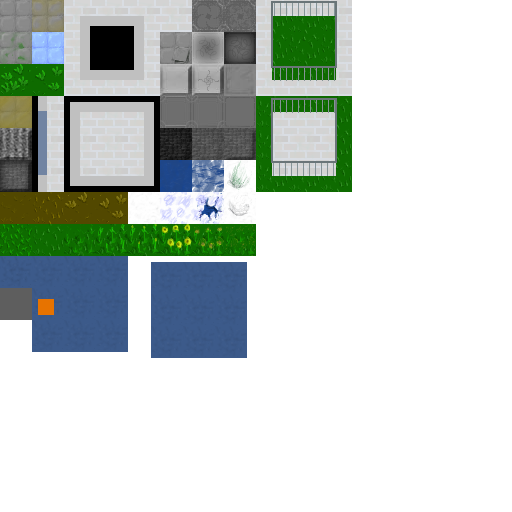
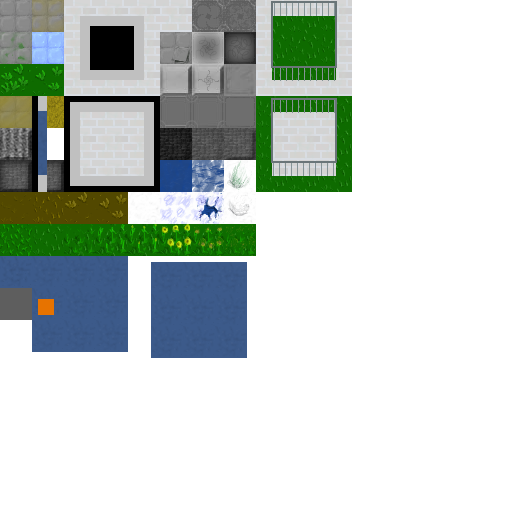
Layer changes from the first (512, 512) image to the second:
hid "stangen #1" over (x1=38, y1=111, x2=47, y2=175)
added layer "Tuerbogen" in group "tuer" over (x1=38, y1=111, x2=47, y2=175)
hid "boden" over (x1=38, y1=96, x2=64, y2=192)
painted on "floortileset_newram.png" over (x1=38, y1=128, x2=64, y2=160)
